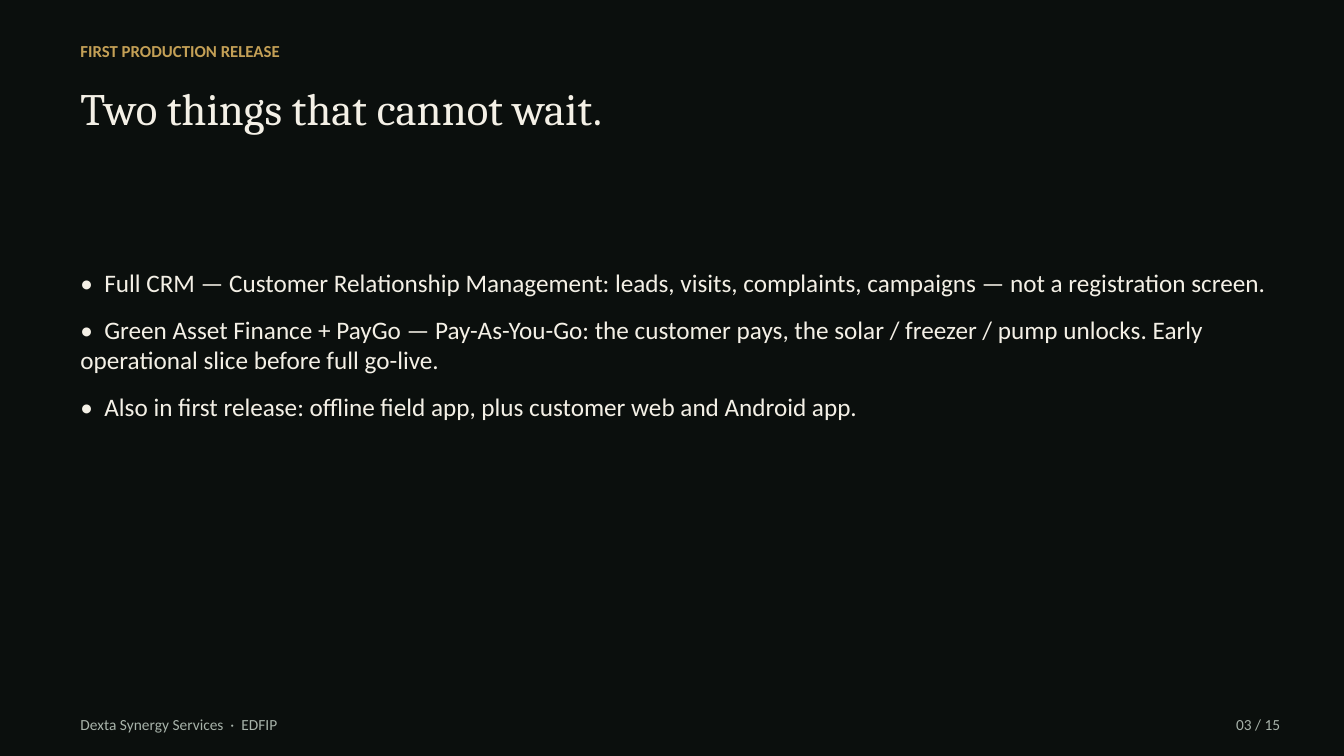
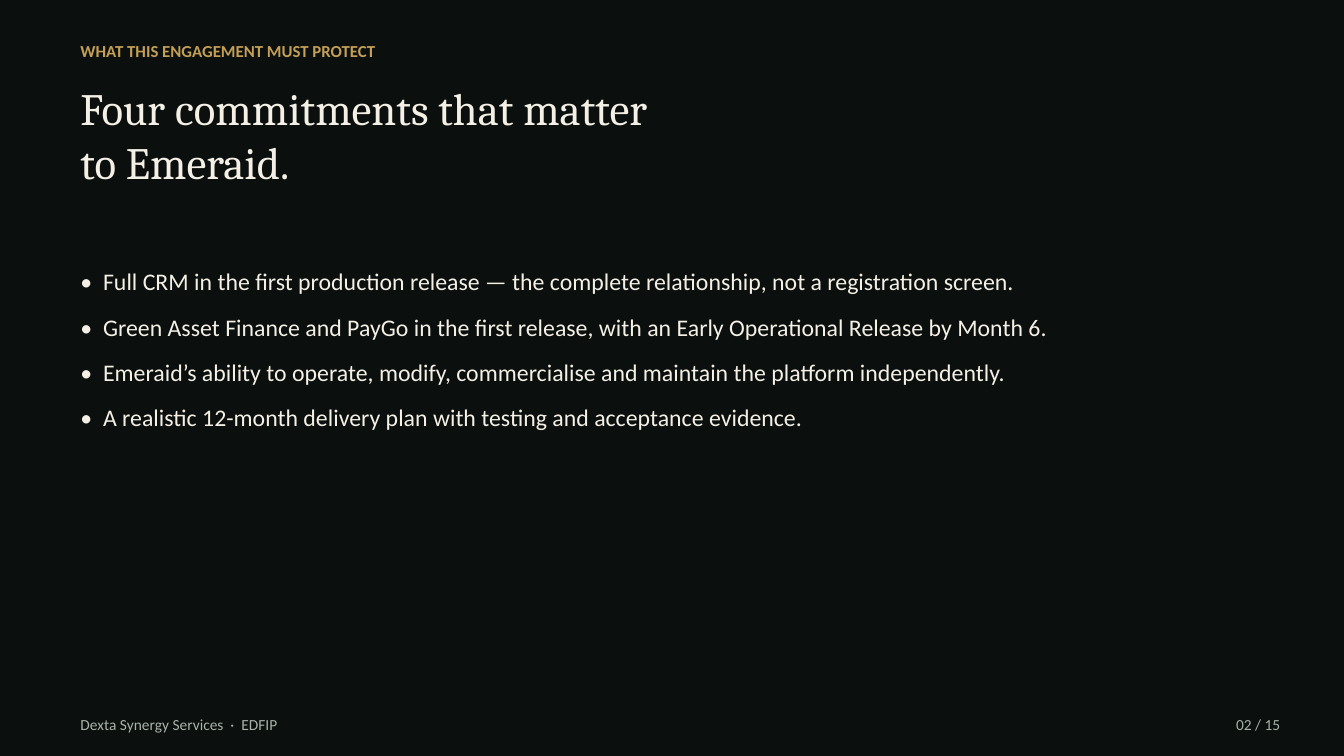
Before and after one commit to hanson1997/test, a slide deck: slide 2 of edfip-screening/EDFIP_Screening_Dexta.pptx (slide 3 before the commit). Drawn at 1344x756 pixels with LibreOffice and Linux fonts; fonts in the diff are those of the drawing. Boxes give left, top, right and bottom in pixels: in the first picture for what was removed or moved away, otherwise in the second. Text is boxed around its words. In the diff, an @@ line names an element or a change of style, - is before the commit and + after.

```diff
--- a/edfip-screening/EDFIP_Screening_Dexta.pptx
+++ b/edfip-screening/EDFIP_Screening_Dexta.pptx
@@ text at bbox=[80, 46, 375, 57]: text changed @@
-FIRST PRODUCTION RELEASE
+WHAT THIS ENGAGEMENT MUST PROTECT
@@ text at bbox=[80, 94, 647, 180]: text changed @@
-Two things that cannot wait.
+Four commitments that matter
+to Emeraid.
@@ text at bbox=[103, 273, 1046, 430]: text changed; size 18 to 17 pt @@
-• Full CRM — Customer Relationship Management: leads, visits, complaints, campaigns — not a registration screen.
-• Green Asset Finance + PayGo — Pay-As-You-Go: the customer pays, the solar / freezer / pump unlocks. Early operational slice before full go-live.
-• Also in first release: offline field app, plus customer web and Android app.
+• Full CRM in the first production release — the complete relationship, not a registration screen.
+• Green Asset Finance and PayGo in the first release, with an Early Operational Release by Month 6.
+• Emeraid’s ability to operate, modify, commercialise and maintain the platform independently.
+• A realistic 12-month delivery plan with testing and acceptance evidence.
@@ text at bbox=[1236, 720, 1281, 730]: text changed @@
-03 / 15
+02 / 15
```
Also in this commit, not shown: 2 slides added, 2 slides removed, 4 other files.
